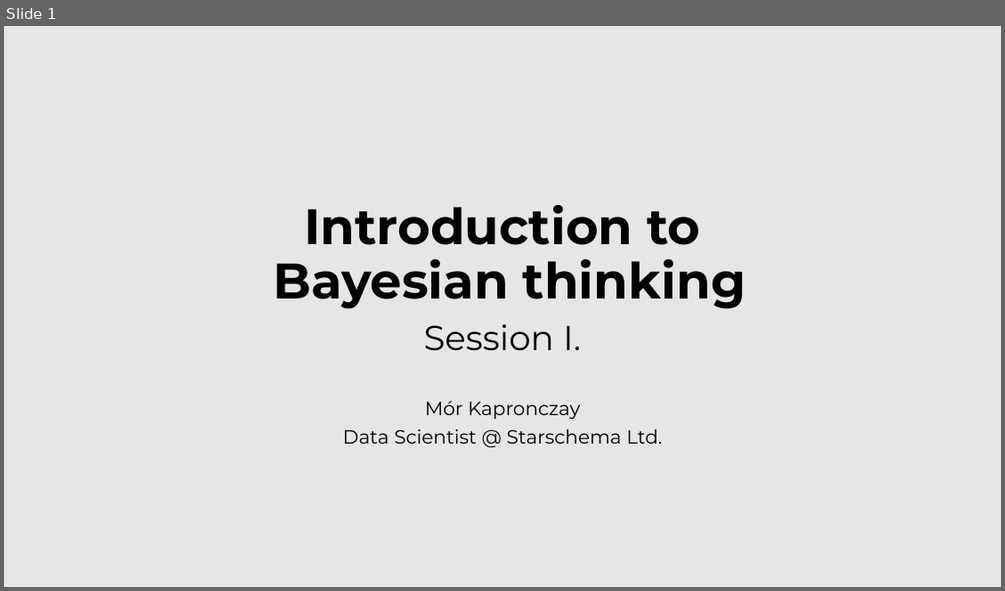
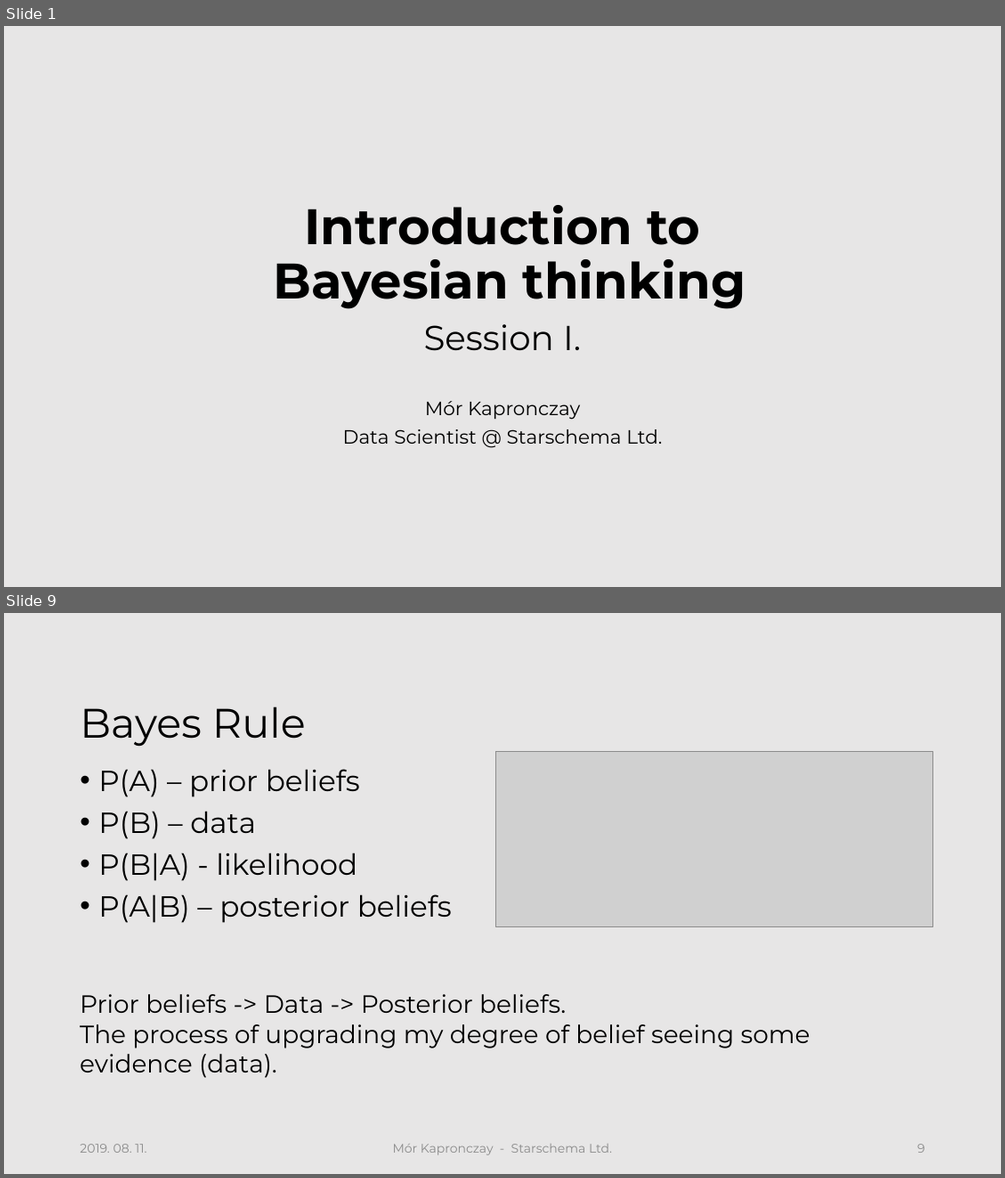
Before and after one commit to morkapronczay/cec2019, a slide deck: presentations/CEC2019-KM-Sess1.pptx. Shown one above the other, each under a label of ours: slide 1 before the commit, slides 1 and 9 after it; the slides between them are not shown. The pictures are 1005x591 and 1005x1178 pixels, drawn with LibreOffice and Linux fonts; fonts in the diff are those of the drawing; grey boxes stand for pictures; background and template pictures are left out. Boxes give left, top, right and bottom in pixels: in the first picture for what was removed or moved away, otherwise in the second. Text is boxed around its words. In the diff, an @@ line names an element or a change of style, - is before the commit and + after.

```diff
--- a/presentations/CEC2019-KM-Sess1.pptx
+++ b/presentations/CEC2019-KM-Sess1.pptx
@@ slide 9 added at (4, 613, 1001, 1174), background #E7E6E6 @@
@@ title added at (80, 706, 306, 747), 39.6 pt, text #000000 @@
+Bayes Rule
@@ text added at (98, 769, 452, 923), 28 pt, text #000000 @@
+• P(A) – prior beliefs
+• P(B) – data
+• P(B|A) - likelihood
+• P(A|B) – posterior beliefs
@@ picture added at (495, 751, 932, 926) @@
@@ text added at (80, 994, 810, 1078), 24 pt, text #000000 @@
+Prior beliefs -> Data -> Posterior beliefs.
+The process of upgrading my degree of belief seeing some evidence (data).
@@ text added at (80, 1143, 146, 1152), 12 pt, text #8C8C8C @@
+2019. 08. 11.
@@ text added at (393, 1143, 612, 1155), 12 pt, text #8C8C8C @@
+Mór Kapronczay - Starschema Ltd.
@@ page number added at (917, 1143, 925, 1152), 12 pt, text #8C8C8C @@
+1. 9
```
Also in this commit, not shown: 7 slides changed, 9 other slides added, 6 other files.
